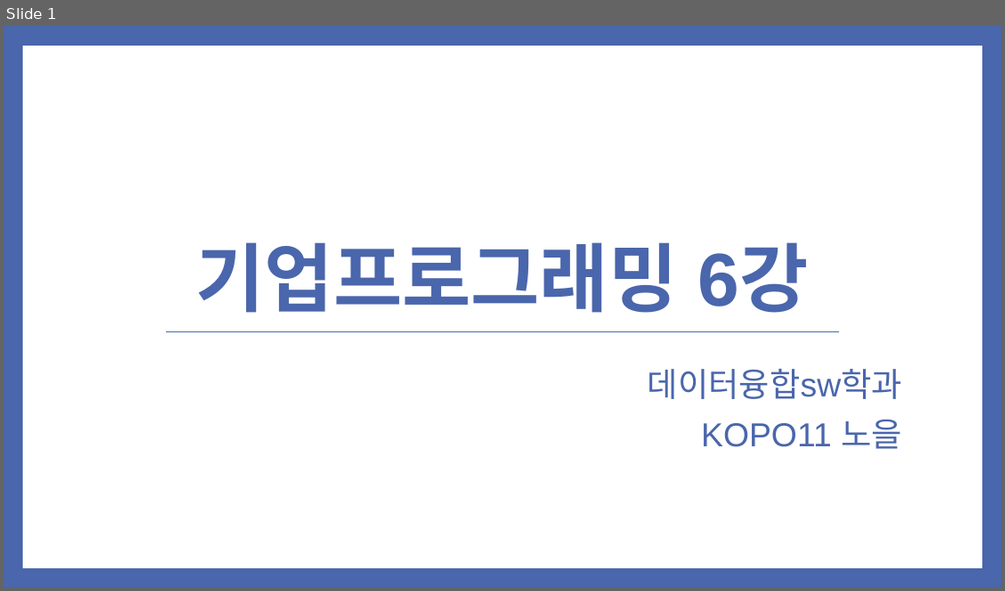
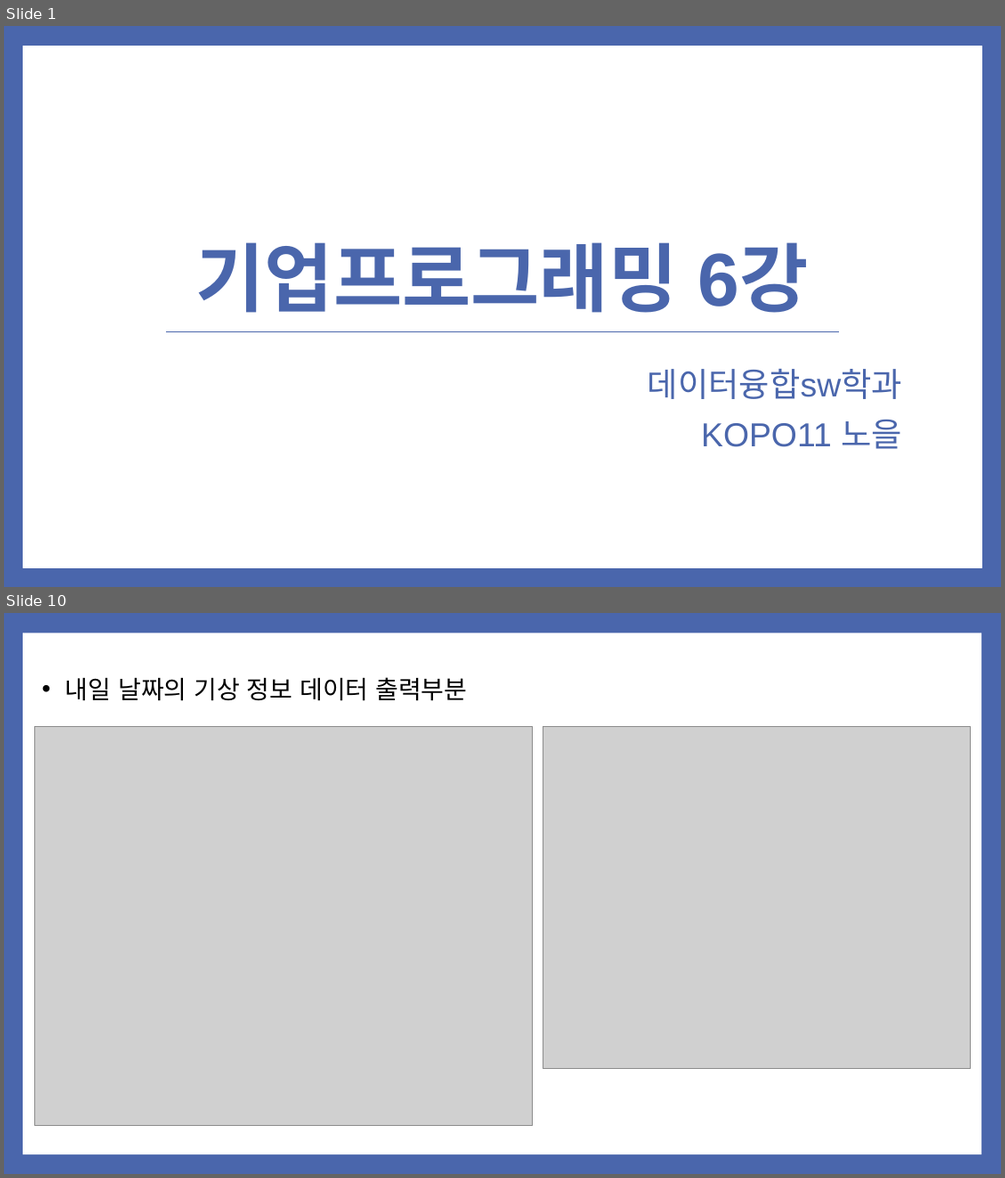
Before and after one commit to noheul1030/KOPO-HTML, a slide deck: 과제PPT/기업업무 6강.pptx. Shown one above the other, each under a label of ours: slide 1 before the commit, slides 1 and 10 after it; the slides between them are not shown. The pictures are 1005x591 and 1005x1178 pixels, drawn with LibreOffice and Linux fonts; fonts in the diff are those of the drawing; grey boxes stand for pictures. Boxes give left, top, right and bottom in pixels: in the first picture for what was removed or moved away, otherwise in the second. Text is boxed around its words. In the diff, an @@ line names an element or a change of style, - is before the commit and + after.

```diff
--- a/과제PPT/기업업무 6강.pptx
+++ b/과제PPT/기업업무 6강.pptx
@@ slide 10 added at box(4, 613, 1001, 1174), background #4A66AC @@
@@ rectangle added at box(23, 633, 981, 1154), fill #FFFFFF @@
@@ text added at box(65, 677, 467, 701), 24 pt, text #000000 @@
+• 내일 날짜의 기상 정보 데이터 출력부분
@@ picture added at box(34, 726, 533, 1125) @@
@@ picture added at box(542, 726, 971, 1069) @@
```
Also in this commit, not shown: 3 slides changed, 7 other slides added, 5 slides removed.
